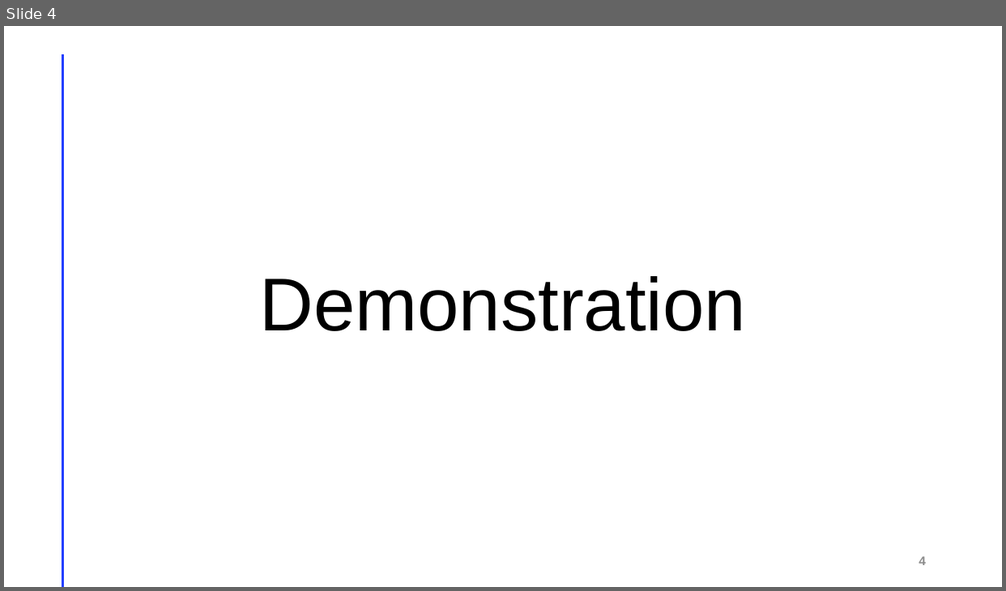
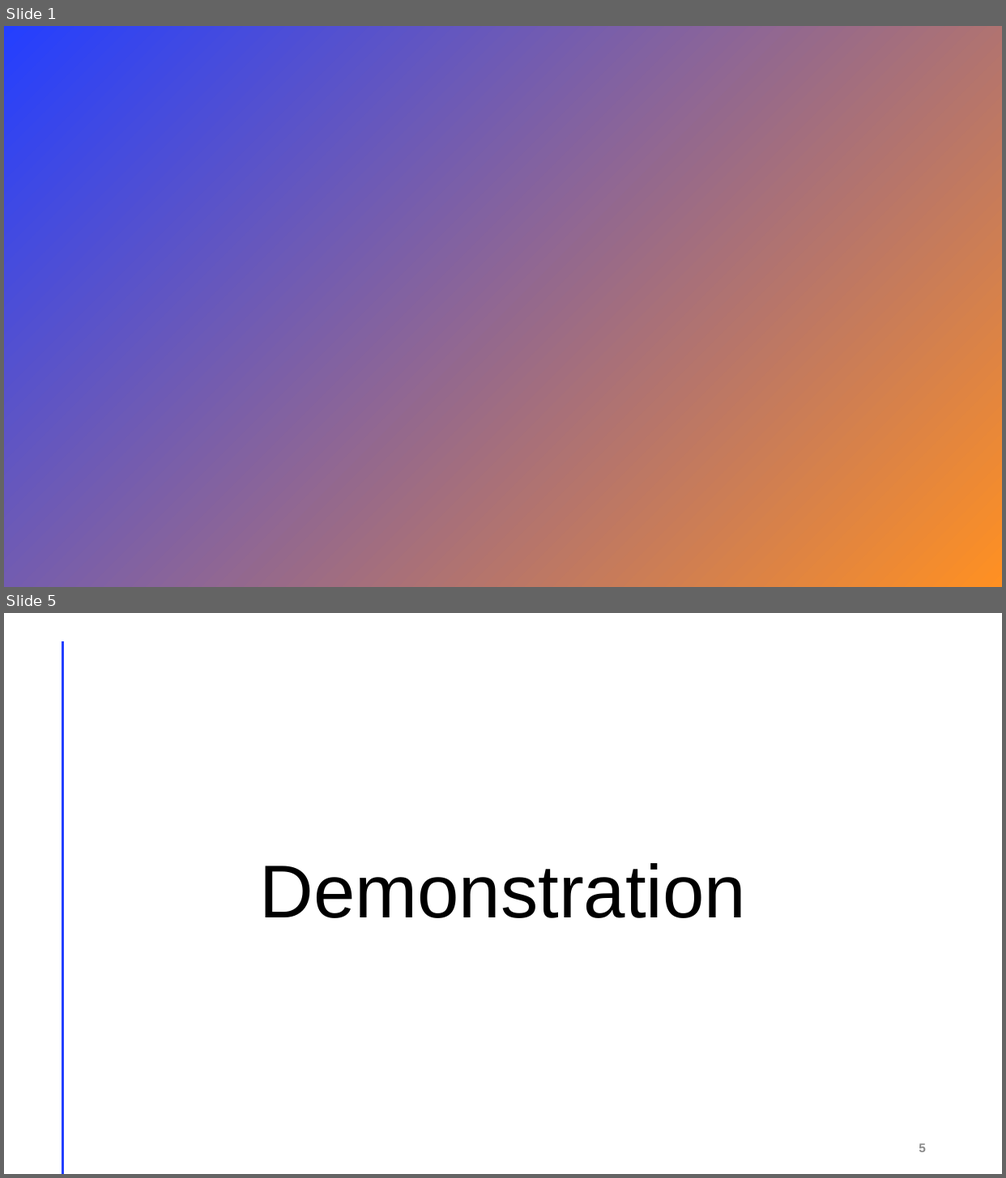
Before and after one commit to seiemens/snpt, a slide deck: doku/Notre Projet.pptx. Shown one above the other, each under a label of ours: slide 4 before the commit, slides 1 and 5 after it; the slides between them are not shown. The pictures are 1006x591 and 1006x1178 pixels, drawn with LibreOffice and Linux fonts; fonts in the diff are those of the drawing; background and template pictures are left out. Boxes give left, top, right and bottom in pixels: in the first picture for what was removed or moved away, otherwise in the second. Text is boxed around its words. In the diff, an @@ line names an element or a change of style, - is before the commit and + after.

```diff
--- a/doku/Notre Projet.pptx
+++ b/doku/Notre Projet.pptx
@@ slide 1 added at (4, 26, 1002, 587), background picture (left out) @@
@@ rectangle added at (4, 26, 1002, 587), fill gradient #243FFF to #FF9022 @@
@@ line added from (62, 55) to (62, 587), #FF9022 2 pt @@
@@ freeform shape added at (647, 250, 658, 262), fill #FFFFFF @@
@@ freeform shape added at (646, 288, 657, 298), fill #FFFFFF @@
@@ line added from (110, 312) to (110, 587), #FFFFFF 2 pt @@
@@ what was slide 4 is now slide 5 @@
@@ page number at (918, 1144, 926, 1152): text changed @@
-4
+5
```
Also in this commit, not shown: 3 slides changed, 1 slide removed, 1 other file.
